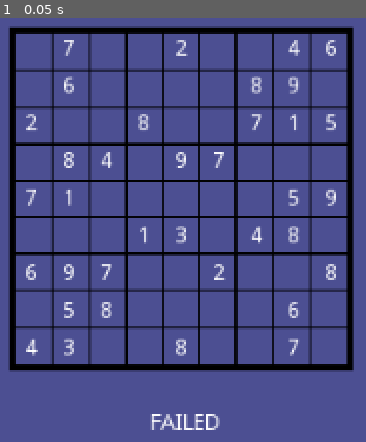
Above: before the commit, frame 1.
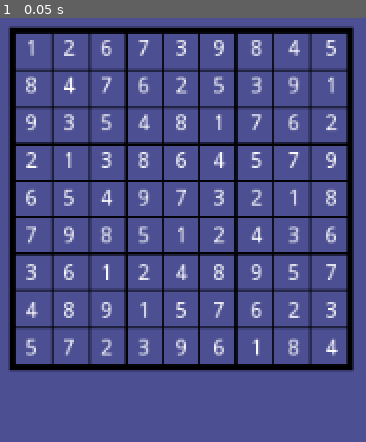
Above: after the commit, the same moment.

Repository: andrew-wilkes/godot-sudoku-solver
Game: Godot game, scene res://Main.tscn
Two runs of this game, one before a commit and one after it. Both use one fixed random seed, a clock stepped at 60 frames per second and the inputs below.
Inputs:
- Up to frame 1 (0.05 s): no input

The runs differ from the first frame. In frame 1, 5.5% of the frame differs, in the area x 7-93%, y 5-98%.

Commit message:
Working but slow

Diff:
--- a/src/Main.gd
+++ b/src/Main.gd
@@ -10,33 +10,24 @@
 			row.append(get_possible_numbers(i, j, grid))
 		possibles.append(row)
 	print(possibles[0])
-	var rc = [0, -1]
-	while true:
-		rc = get_next_cell(rc, grid)
-		if rc[0] == 9:
-			$Label.text = "FAILED"
-			break
-		if eliminate(rc[0], rc[1], possibles, grid):
-			break
+	solve(0, -1, possibles, grid)
 	$GridView.update_grid(grid)
 
 
-func eliminate(row, col, possibles, grid):
-	if is_complete(grid): return true
-	# Find a number from possible values to try
+func solve(row, col, possibles, grid):
+	if is_complete(grid):
+		return true
+	var rc = get_next_cell(row, col, grid)
+	row = rc[0]
+	col = rc[1]
 	var pvs = possibles[row][col]
 	for pv in pvs:
-		var poss = possibles.duplicate()
+		grid[row][col] = pv
+		var poss = possibles.duplicate(true)
 		remove_from_peers(pv, row, col, poss)
-		grid[row][col] = pv
-		var rc = [0, -1]
-		while true:
-			rc = get_next_cell(rc, grid)
-			if rc[0] == 9:
-				break
-			if eliminate(rc[0], rc[1], poss, grid):
-				return true
-	grid[row][col] = 0
+		if solve(row, col, poss, grid):
+			return true
+		grid[row][col] = 0
 	return false
 
 
@@ -72,16 +63,14 @@
 	return true
 
 
-func get_next_cell(rc, grid):
-	var row = rc[0]
-	var col = rc[1]
+func get_next_cell(row, col, grid):
 	while true:
 		col += 1
 		if col== 9:
 			col = 0
 			row += 1
 			if row == 9:
-				break
+				row = 0
 		if grid[row][col] == 0:
 			break
 	return [row, col]
@@ -140,9 +129,9 @@
 	assert(ok_to_place(8, 1, 3, box))
 	assert(not ok_to_place(5, 1, 3, box))
 	assert(not ok_to_place(8, 1, 1, box))
-	assert(get_next_cell([0, 0], box) == [0, 3])
-	assert(get_next_cell([0, 8], box) == [1, 3])
-	#assert(get_next_cell([8, 8], box) == [0, 0])
+	assert(get_next_cell(0, 0, box) == [0, 3])
+	assert(get_next_cell(0, 8, box) == [1, 3])
+	assert(get_next_cell(8, 8, box) == [0, 0])
 	assert(is_complete([[1, 1], [1, 1]]))
 	assert(not is_complete([[1, 1], [0, 1]]))
 	var poss = [ [[0],[1],[3,4]], [[1,2,3],[1,2],[5]], [[0],[1],[3,6]] ]
--- a/src/puzzles.gd
+++ b/src/puzzles.gd
@@ -11,7 +11,7 @@
 # Randomly pick one of the sets of numbers
 # Return a 2D array representing the grid of numbers
 func get_numbers():
-	var pick = 0 #randi() % puzzles.size()
+	var pick = randi() % puzzles.size()
 	var number_string = puzzles[pick].replace(".", "0")
 	assert(number_string.length() == 81)
 	var rows = []
